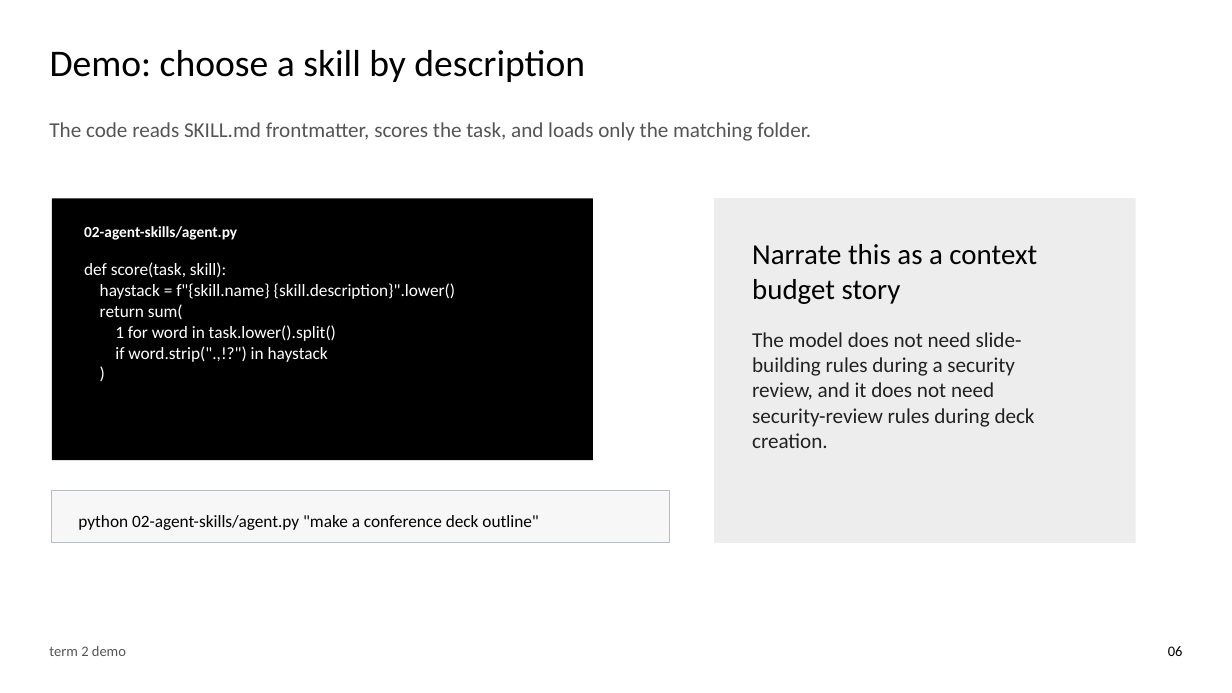
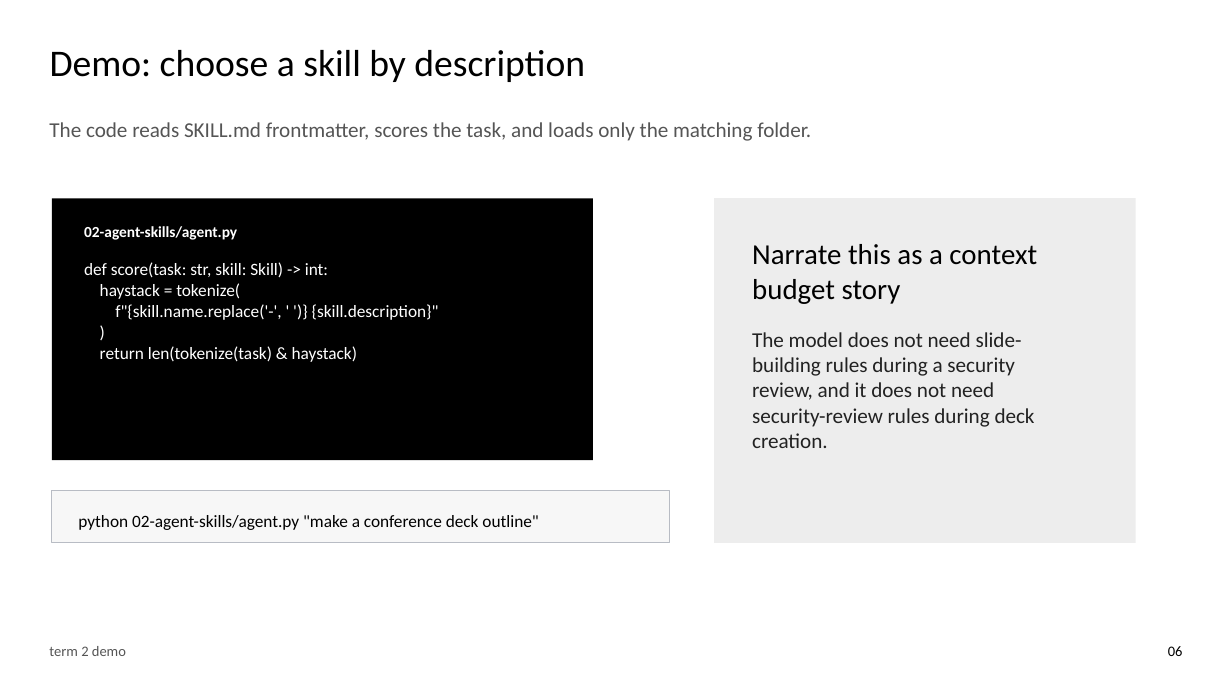
Before and after one commit to devlinduldulao/fagfestivalen, a slide deck: slide 6 of ai-agent-terms-conference-talk.pptx. Drawn at 1232x693 pixels with LibreOffice and Linux fonts; fonts in the diff are those of the drawing. Boxes give left, top, right and bottom in pixels: in the first picture for what was removed or moved away, otherwise in the second. Text is boxed around its words. In the diff, an @@ line names an element or a change of style, - is before the commit and + after.

```diff
--- a/ai-agent-terms-conference-talk.pptx
+++ b/ai-agent-terms-conference-talk.pptx
@@ text at <box>84,262,439,320</box>: text changed @@
-def score(task, skill):
-haystack = f"{skill.name} {skill.description}".lower()
-return sum(
-1 for word in task.lower().split()
-if word.strip(".,!?") in haystack
+def score(task: str, skill: Skill) -> int:
+haystack = tokenize(
+f"{skill.name.replace('-', ' ')} {skill.description}"
@@ text at <box>100,346,357,362</box>: paragraph added @@
+return len(tokenize(task) & haystack)
```
Also in this commit, not shown: 1 other slide changed, 7 other files.
